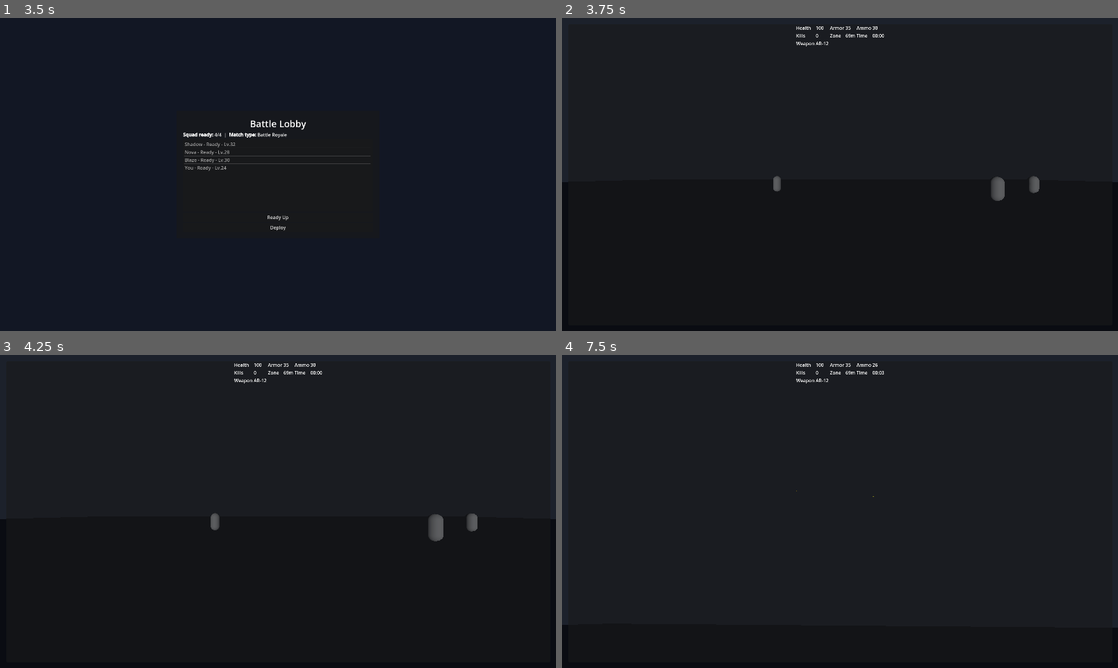
Above: before the commit, frames 1-4 (two rows, left to right).
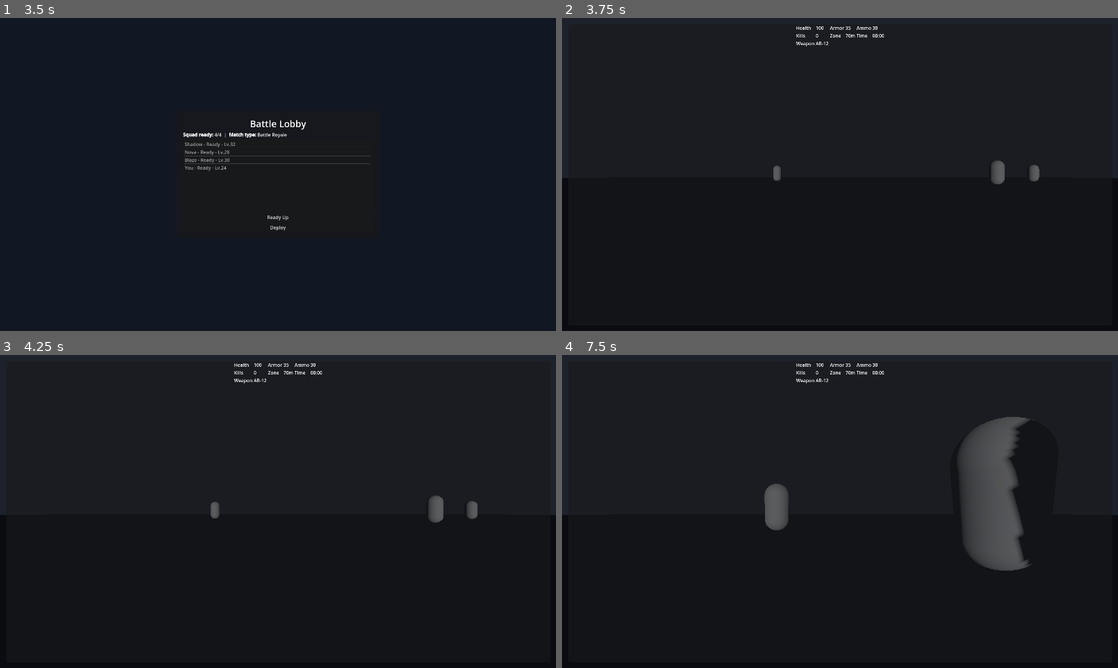
Above: after the commit, the same moments.

Repository: unkn0wn-120911/Heroism-of-war
Game: Godot game, scene res://scenes/LoadingScreen.tscn
The game is run twice, just before and just after one commit, with the same random seed, the same clock (stepped at 60 frames per second) and the same inputs.
Inputs (mouse positions are in pixels of both pictures, inside the frame that each line leads up to):
- Up to frame 1 (3.5 s): tap Enter at 0.5, 1.35 s; move the mouse to (400, 158) at 0.52 s; hold D 0.53-1.28 s; tap Shift at 0.6, 2.1 s; click (400, 158) at 0.67 s; tap Space at 0.77, 1.52 s; move the mouse to (166, 190) at 1.27 s; hold S 1.28-2.03 s; move the mouse to (333, 105) at 2.02 s; hold D 2.03-2.75 s; click "Start Match" at 2.75 s
- Up to frame 2 (3.75 s): click "Deploy" at 3.5 s
- Up to frame 3 (4.25 s): no input
- Up to frame 4 (7.5 s): tap Space (jump) at 4.25, 4.52, 5.27, 6.02 s; move the mouse to (834, 517) at 4.27 s; hold W (move_forward) 4.28-7.28 s; tap Enter at 4.35, 7.35 s; click (834, 517) at 4.55 s; move the mouse to (878, 514) at 5.02 s; click (878, 514) at 5.1 s; move the mouse to (795, 508) at 5.77 s; tap Shift (boost) at 5.85 s; click (795, 508) at 6.05 s; move the mouse to (845, 511) at 6.52 s; click (845, 511) at 6.6 s; move the mouse to (817, 505) at 7.27 s; hold D (move_right) from 7.28 s (still down)

Frame 1 is identical in both runs. In frame 2, 0.5% of the frame differs, in the area x 0-100%, y 5-59%; in frame 3, 0.6%; in frame 4, 5.6%, in the area x 0-100%, y 2-88%.
Error after the commit: Parse Error: Invalid operands "bool" and "float" for "*" operator. (res://scripts/PlayerController.gd:92)

Commit message:
Add loot, weapons, and OTA update hook

Diff:
--- a/project.godot
+++ b/project.godot
@@ -5,11 +5,15 @@
 
 [application]
 config/name="Heroism of War"
+config/version="1.0.0"
 config/icon="res://icon.svg"
 run/main_scene="res://scenes/LoadingScreen.tscn"
 config/features=PackedStringArray("4.2")
 boot_splash/show_image=false
 boot_splash/bg_color=Color(0.06, 0.06, 0.08, 1)
+
+[autoload]
+UpdateManager="*res://scripts/UpdateManager.gd"
 
 [display]
 window/size/viewport_width=1920
--- /dev/null
+++ b/scenes/LootPickup.tscn
@@ -0,0 +1,29 @@
+[gd_scene load_steps=3 format=3]
+
+[ext_resource type="Script" path="res://scripts/LootPickup.gd" id="1_lk3qv"]
+
+[sub_resource type="SphereMesh" id="SphereMesh_1"]
+radius = 0.45
+height = 0.9
+radial_segments = 12
+rings = 8
+
+[sub_resource type="CylinderShape3D" id="CylinderShape3D_1"]
+height = 0.8
+radius = 0.6
+
+[node name="LootPickup" type="Area3D"]
+script = ExtResource("1_lk3qv")
+
+[node name="MeshInstance3D" type="MeshInstance3D" parent="."]
+mesh = SubResource("SphereMesh_1")
+
+[node name="CollisionShape3D" type="CollisionShape3D" parent="."]
+shape = SubResource("CylinderShape3D_1")
+
+[node name="Label3D" type="Label3D" parent="."]
+transform = Transform3D(1, 0, 0, 0, 1, 0, 0, 0, 1, 0, 1.0, 0)
+billboard = 1
+text = "AMMO"
+font_size = 26
+modulate = Color(1, 1, 1, 1)
--- /dev/null
+++ b/scripts/LootPickup.gd
@@ -0,0 +1,40 @@
+extends Area3D
+
+@export var pickup_type: String = "ammo"
+@export var amount: int = 15
+
+@onready var mesh: MeshInstance3D = $MeshInstance3D
+@onready var label: Label3D = $Label3D
+
+func _ready() -> void:
+    add_to_group("loot")
+    _apply_visuals()
+    body_entered.connect(_on_body_entered)
+
+func _apply_visuals() -> void:
+    var color := Color(0.2, 0.85, 0.9, 1.0)
+    if pickup_type == "medkit":
+        color = Color(0.2, 0.9, 0.45, 1.0)
+    elif pickup_type == "weapon":
+        color = Color(1.0, 0.7, 0.2, 1.0)
+    elif pickup_type == "armor":
+        color = Color(0.5, 0.7, 1.0, 1.0)
+
+    if mesh != null:
+        var mat := StandardMaterial3D.new()
+        mat.albedo_color = color
+        mat.emission_enabled = true
+        mat.emission = color
+        mat.emission_energy = 0.6
+        mesh.material_override = mat
+
+    if label != null:
+        label.text = pickup_type.to_upper()
+
+func _on_body_entered(body: Node3D) -> void:
+    if body == null:
+        return
+
+    if body.has_method("collect_loot"):
+        body.collect_loot(pickup_type, amount)
+    queue_free()
--- a/scripts/Main.gd
+++ b/scripts/Main.gd
@@ -2,15 +2,19 @@
 
 @export var enemy_limit: int = 8
 @export var wave_size_step: int = 2
+@export var loot_spawn_interval: float = 8.0
 @onready var player: CharacterBody3D = $Player
 var enemy_scene = preload("res://scenes/Enemy.tscn")
 var vehicle_scene = preload("res://scenes/Vehicle.tscn")
+var loot_scene = preload("res://scenes/LootPickup.tscn")
 var hud: CanvasLayer
 var kill_count: int = 0
 var match_time: float = 0.0
 var zone_radius: float = 70.0
 var current_wave: int = 1
 var active_vehicle: Node3D = null
+var loot_timer: float = 0.0
+var result_label: Label
 
 func _ready() -> void:
     setup_input_map()
@@ -25,6 +29,8 @@
 
     spawn_wave()
     spawn_vehicle()
+    spawn_loot_pack(Vector3(8, 0.5, 8), "ammo", 20)
+    spawn_loot_pack(Vector3(-7, 0.5, -12), "medkit", 25)
     print("Heroism of War battle arena started")
     update_hud()
 
@@ -51,9 +57,13 @@
         Input.mouse_mode = Input.MOUSE_MODE_VISIBLE
 
     match_time += delta
+    loot_timer += delta
     zone_radius = max(12.0, zone_radius - delta * 0.2)
     apply_zone_damage(delta)
     check_wave_progress()
+    if loot_timer >= loot_spawn_interval:
+        loot_timer = 0.0
+        spawn_loot_pack(random_loot_position(), random_loot_type(), randi_range(10, 30))
     update_hud()
 
 func spawn_wave() -> void:
@@ -106,6 +116,20 @@
     player.rotation = Vector3.ZERO
     update_hud()
 
+func random_loot_position() -> Vector3:
+    return Vector3(randf_range(-24.0, 24.0), 0.5, randf_range(-24.0, 24.0))
+
+func random_loot_type() -> String:
+    var types = ["ammo", "medkit", "armor", "weapon"]
+    return types[randi() % types.size()]
+
+func spawn_loot_pack(pos: Vector3, item_type: String, amount: int) -> void:
+    var loot = loot_scene.instantiate()
+    loot.position = pos
+    loot.pickup_type = item_type
+    loot.amount = amount
+    add_child(loot)
+
 func update_hud() -> void:
     if hud != null and hud.has_method("update_match_info") and player != null:
         hud.update_match_info(
--- a/scripts/PlayerController.gd
+++ b/scripts/PlayerController.gd
@@ -9,6 +9,8 @@
 @export var armor: float = 35.0
 @export var ammo: int = 30
 @export var weapon_name: String = "AR-12"
+@export var weapon_damage: float = 25.0
+@export var fire_rate: float = 0.12
 
 @onready var camera: Camera3D = $Camera3D
 @onready var muzzle: Marker3D = $Camera3D/Muzzle
@@ -17,6 +19,12 @@
 var fire_timer: float = 0.0
 var boost_timer: float = 0.0
 var boost_cooldown: float = 0.0
+var weapon_catalog = {
+    "AR-12": 25.0,
+    "M4": 30.0,
+    "Scout": 44.0,
+    "Shotgun": 18.0
+}
 
 func _ready() -> void:
     Input.mouse_mode = Input.MOUSE_MODE_CAPTURED
@@ -69,6 +77,22 @@
     if health <= 0.0:
         get_parent()._on_player_died()
 
+func collect_loot(type_name: String, amount: int) -> void:
+    match type_name:
+        "ammo":
+            ammo += amount
+        "medkit":
+            health = min(100.0, health + float(amount))
+        "armor":
+            armor = min(100.0, armor + float(amount))
+        "weapon":
+            var options = ["AR-12", "M4", "Scout", "Shotgun"]
+            weapon_name = options[randi() % options.size()]
+            weapon_damage = weapon_catalog.get(weapon_name, 25.0)
+            fire_rate = max(0.06, 0.12 - (weapon_name == "Scout") * 0.02)
+
+    get_parent().update_hud()
+
 func is_near_vehicle() -> bool:
     for vehicle in get_tree().get_nodes_in_group("vehicle"):
         if global_position.distance_to(vehicle.global_position) < 2.8:
@@ -81,12 +105,12 @@
         return
 
     ammo -= 1
-    fire_timer = 0.12
+    fire_timer = fire_rate
 
     var projectile = projectile_scene.instantiate()
     projectile.global_transform.origin = muzzle.global_position
     projectile.direction = -camera.global_transform.basis.z.normalized()
-    projectile.damage = 25.0
+    projectile.damage = weapon_damage
     get_parent().add_child(projectile)
 
 func take_damage(amount: float) -> void:
--- /dev/null
+++ b/scripts/UpdateManager.gd
@@ -0,0 +1,67 @@
+extends Node
+
+@export var current_version: String = "1.0.0"
+@export var manifest_url: String = "https://example.com/heroism_of_war/manifest.json"
+@export var apk_download_url: String = "https://example.com/heroism_of_war/HeroismOfWar.apk"
+
+var http_request: HTTPRequest
+var latest_version: String = ""
+var update_ready: bool = false
+
+func _ready() -> void:
+    http_request = HTTPRequest.new()
+    add_child(http_request)
+    http_request.request_completed.connect(_on_manifest_loaded)
+
+func check_for_updates() -> void:
+    if manifest_url == "":
+        return
+    var err = http_request.request(manifest_url)
+    if err != OK:
+        print("Update check failed: %s" % err)
+
+func _on_manifest_loaded(result: int, response_code: int, headers: PackedStringArray, body: PackedByteArray) -> void:
+    if result != HTTPRequest.RESULT_SUCCESS or response_code != 200:
+        print("Update manifest unavailable.")
+        return
+
+    var text = body.get_string_from_utf8()
+    var parsed = JSON.parse_string(text)
+    if typeof(parsed) != TYPE_DICTIONARY:
+        print("Update manifest invalid.")
+        return
+
+    latest_version = String(parsed.get("version", current_version))
+    apk_download_url = String(parsed.get("apk_url", apk_download_url))
+
+    if _is_newer_version(latest_version, current_version):
+        update_ready = true
+        print("Update available: %s -> %s" % [current_version, latest_version])
+        _start_apk_download()
+    else:
+        print("Game is up to date.")
+
+func _is_newer_version(candidate: String, current: String) -> bool:
+    var a = candidate.split(".")
+    var b = current.split(".")
+    for i in range(max(a.size(), b.size())):
+        var av = int(a[i]) if i < a.size() and a[i].is_valid_int() else 0
+        var bv = int(b[i]) if i < b.size() and b[i].is_valid_int() else 0
+        if av > bv:
+            return true
+        if av < bv:
+            return false
+    return false
+
+func _start_apk_download() -> void:
+    if OS.get_name() != "Android":
+        print("OTA update ready. Download from: %s" % apk_download_url)
+        return
+
+    var uri = apk_download_url
+    if uri.is_empty():
+        return
+    if not uri.begins_with("http"):
+        return
+    OS.shell_open(uri)
+    print("Android update download started: %s" % uri)
